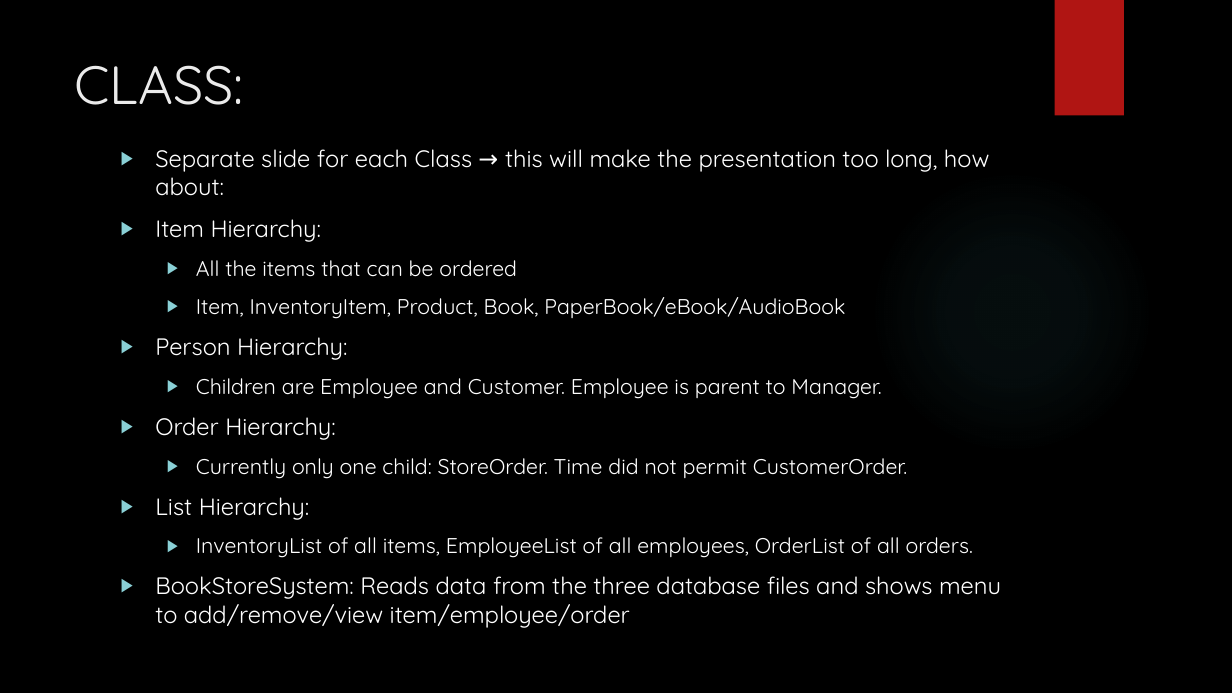
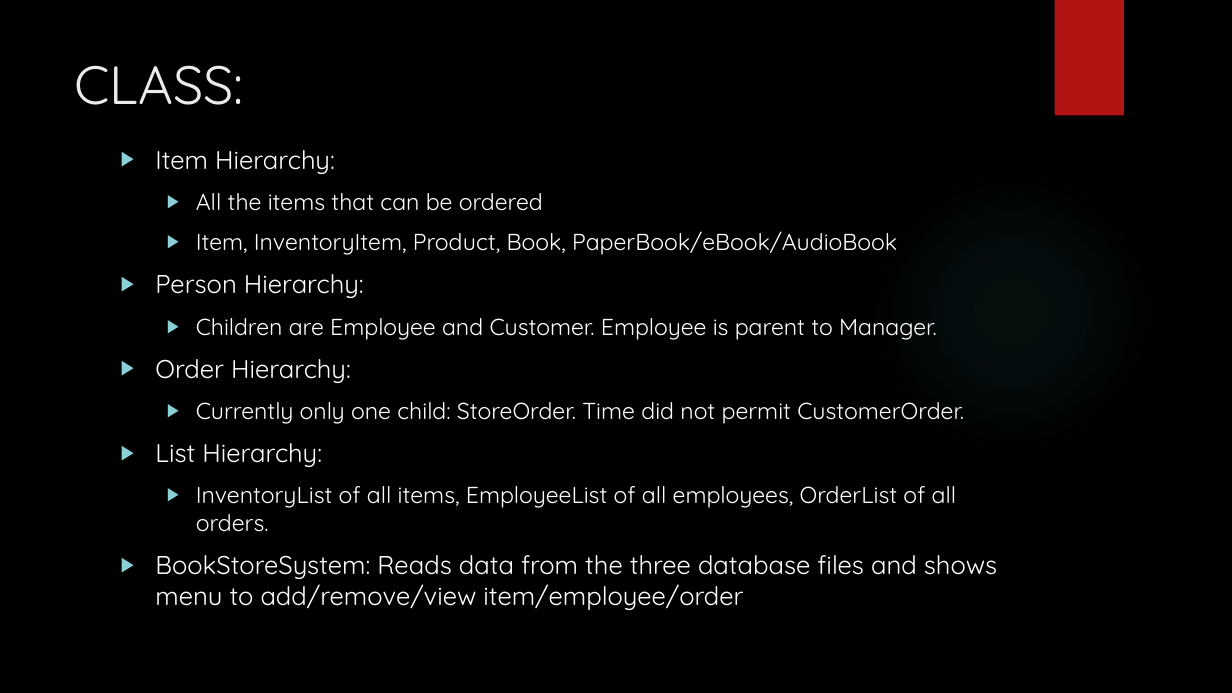
Before and after one commit to Timothy-W/BookStoreApp, a slide deck: slide 4 of BookStoreApp Presentation.pptx (slide 3 before the commit). Drawn at 1232x693 pixels with LibreOffice and Linux fonts; fonts in the diff are those of the drawing; background and template pictures are left out. Boxes give left, top, right and bottom in pixels: in the first picture for what was removed or moved away, otherwise in the second. Text is boxed around its words. In the diff, an @@ line names an element or a change of style, - is before the commit and + after.

```diff
--- a/BookStoreApp Presentation.pptx
+++ b/BookStoreApp Presentation.pptx
@@ text "Item Hierarchy:" at <box>155,150,997,610</box>: size 18.5 to 20 pt in "Item Hierarchy:", "Person Hierarchy:", "Order Hierarchy:", "List Hierarchy:" and 1 more places; size 16.6 to 18 pt in "All the items that can be ordered", "Item, InventoryItem, Product, Book, PaperBook/eBook/AudioBoo ...", "Children are Employee and Customer. Employee is ...", "Currently only one child: StoreOrder. Time did ..." and 1 more places @@
@@ text at <box>155,149,989,196</box>: paragraph removed @@
-▶ Separate slide for each Class → this will make the presentation too long, how about:
```
Also in this commit, not shown: 4 other slides changed, 2 slides added, 2 slides removed.
